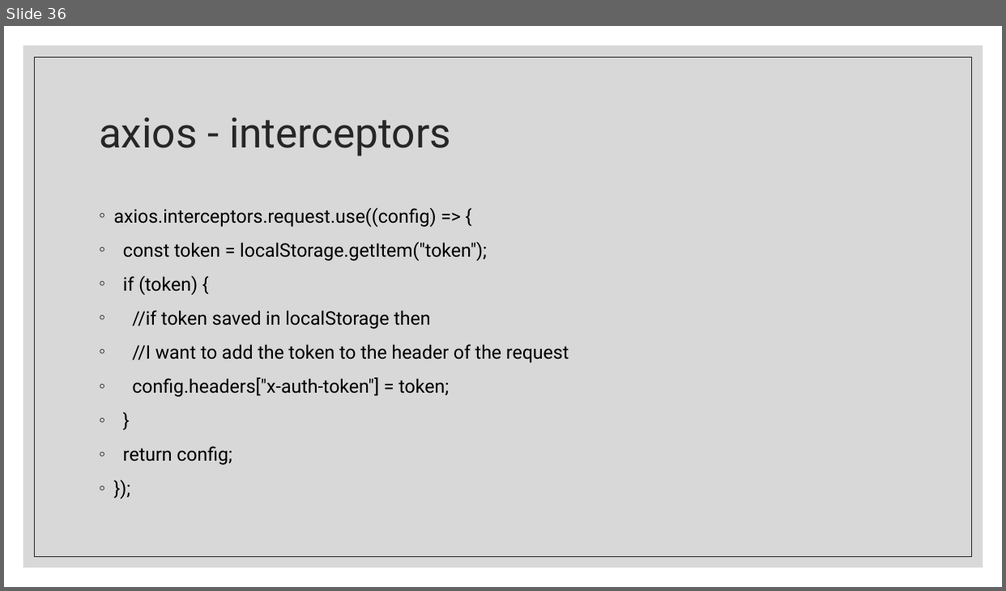
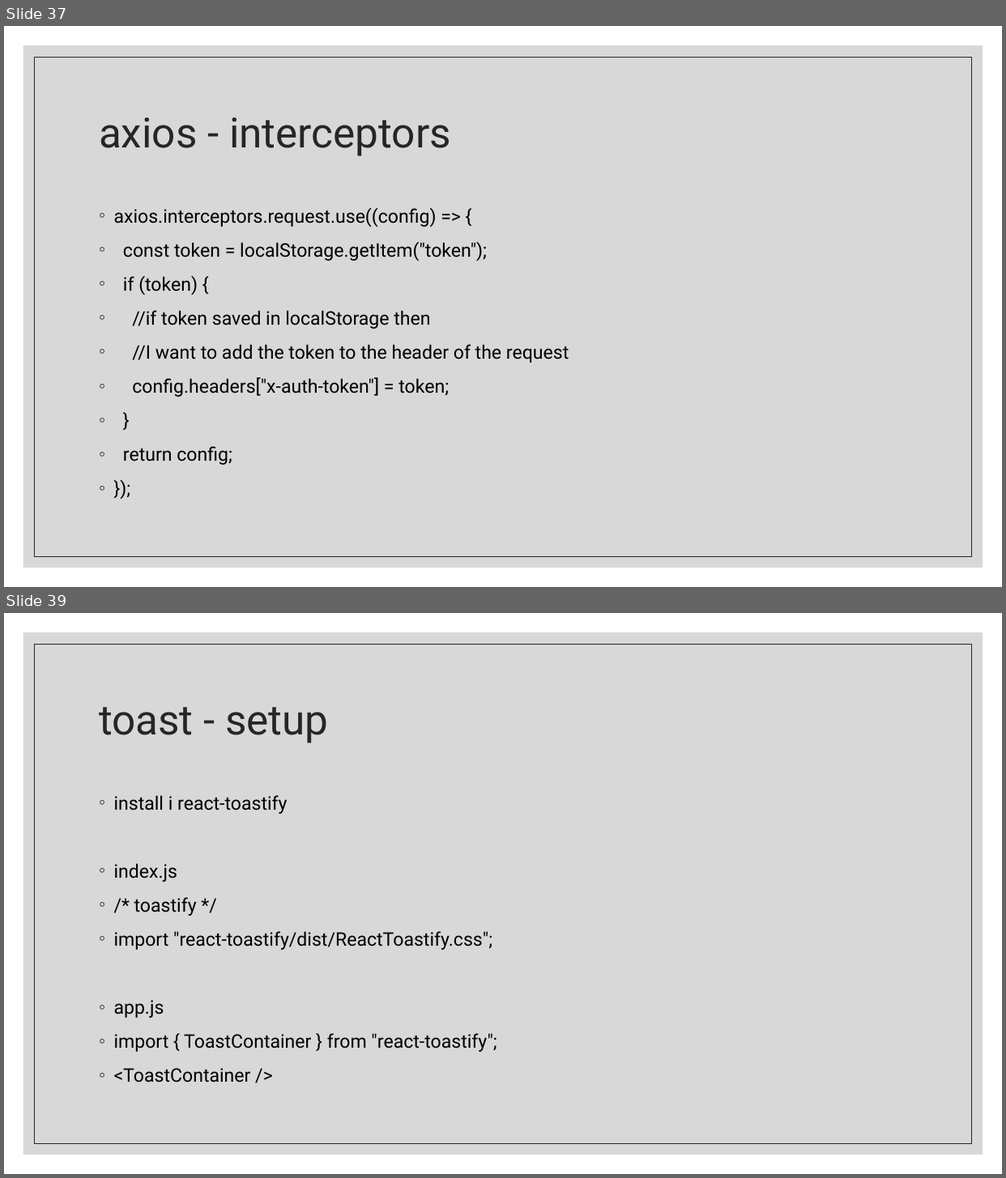
Before and after one commit to Rlss91/ht_W011121MR_morning_first-project, a slide deck: docs/React.pptx. Shown one above the other, each under a label of ours: slide 36 before the commit, slides 37 and 39 after it; the slides between them are not shown. The pictures are 1006x591 and 1006x1178 pixels, drawn with LibreOffice and Linux fonts; fonts in the diff are those of the drawing. Boxes give left, top, right and bottom in pixels: in the first picture for what was removed or moved away, otherwise in the second. Text is boxed around its words. In the diff, an @@ line names an element or a change of style, - is before the commit and + after.

```diff
--- a/docs/React.pptx
+++ b/docs/React.pptx
@@ slide 39 added at box(4, 613, 1002, 1174), background #FFFFFF; not listed: 2 template elements that a slide beside it also shows @@
@@ title added at box(99, 707, 329, 743), 40 pt, text #262626 @@
+toast - setup
@@ text added at box(114, 795, 496, 1083), 18 pt, text #000000 @@
+◦ install i react-toastify
+◦ index.js
+◦ /* toastify */
+◦ import "react-toastify/dist/ReactToastify.css";
+◦ app.js
+◦ import { ToastContainer } from "react-toastify";
+◦ <ToastContainer />
@@ what was slide 36 is now slide 37 @@
```
Also in this commit, not shown: 2 other slides added, 3 other files.
